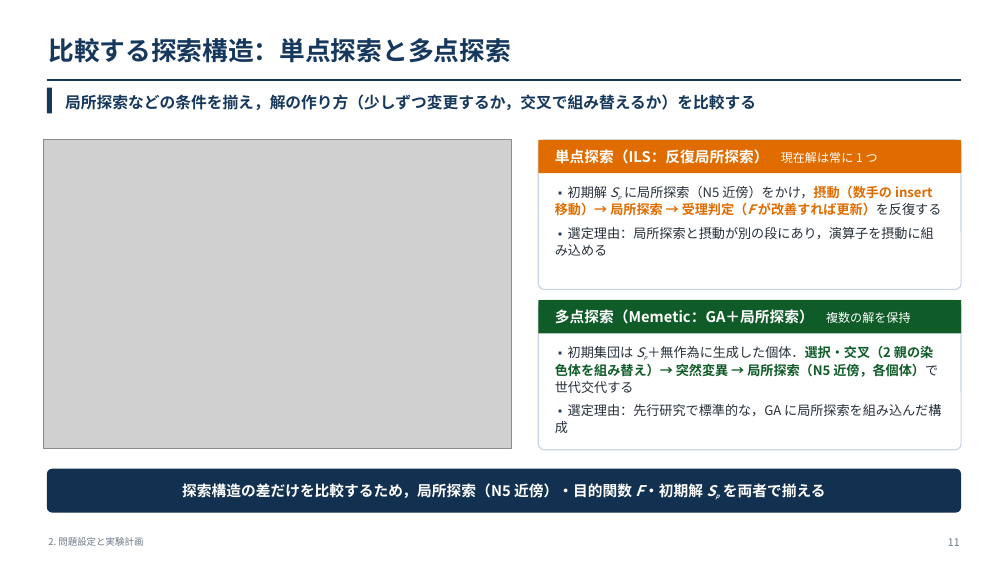
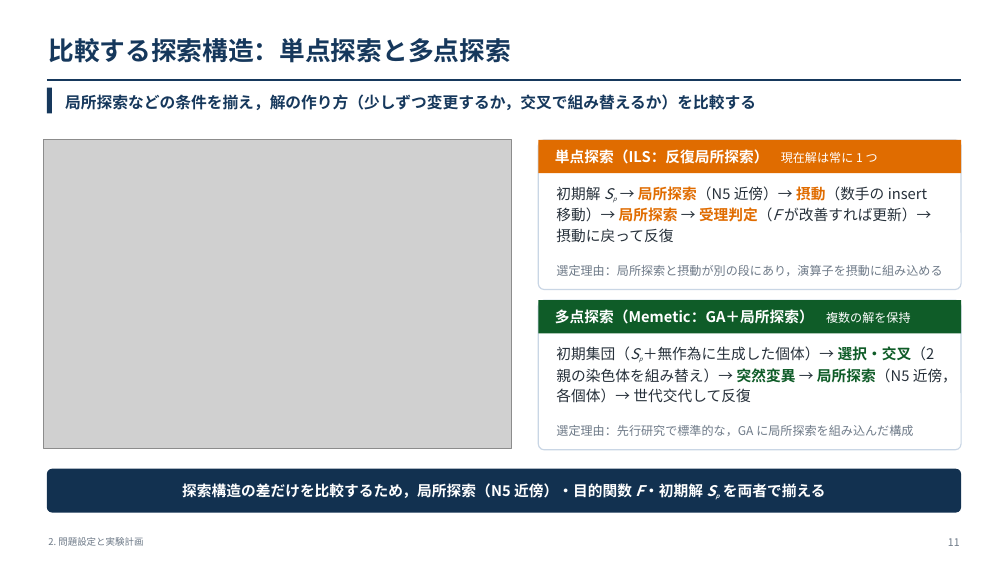
Before and after one commit to kitotakumi/stability_scheduling, a slide deck: slide 11 of doc/presentation_materials/JIMA2026fall_発表.pptx. Drawn at 1008x567 pixels with LibreOffice and Linux fonts; fonts in the diff are those of the drawing; grey boxes stand for pictures. Boxes give left, top, right and bottom in pixels: in the first picture for what was removed or moved away, otherwise in the second. Text is boxed around its words. In the diff, an @@ line names an element or a change of style, - is before the commit and + after.

```diff
--- a/doc/presentation_materials/JIMA2026fall_発表.pptx
+++ b/doc/presentation_materials/JIMA2026fall_発表.pptx
@@ text at [556,186,931,242]: text changed; size 12.5 to 14 pt @@
-▪ 初期解 Sp に局所探索（N5 近傍）をかけ，摂動（数手の insert 移動）→ 局所探索 → 受理判定（F が改善すれば更新）を反復する
-▪ 選定理由：局所探索と摂動が別の段にあり，演算子を摂動に組み込める
+初期解 Sp → 局所探索（N5 近傍）→ 摂動（数手の insert 移動）→ 局所探索 → 受理判定（F が改善すれば更新）→ 摂動に戻って反復
@@ text added at [556,265,942,276], 11.5 pt, text #6E7A88 @@
+選定理由：局所探索と摂動が別の段にあり，演算子を摂動に組み込める
@@ text at [556,346,957,402]: text changed; size 12.5 to 14 pt @@
-▪ 初期集団は Sp＋無作為に生成した個体．選択・交叉（2 親の染色体を組み替え）→ 突然変異 → 局所探索（N5 近傍，各個体）で世代交代する
-▪ 選定理由：先行研究で標準的な，GA に局所探索を組み込んだ構成
+初期集団（Sp＋無作為に生成した個体）→ 選択・交叉（2 親の染色体を組み替え）→ 突然変異 → 局所探索（N5 近傍，各個体）→ 世代交代して反復
@@ text added at [556,425,913,436], 11.5 pt, text #6E7A88 @@
+選定理由：先行研究で標準的な，GA に局所探索を組み込んだ構成
```
Also in this commit, not shown: 2 other slides changed, 7 other files.
